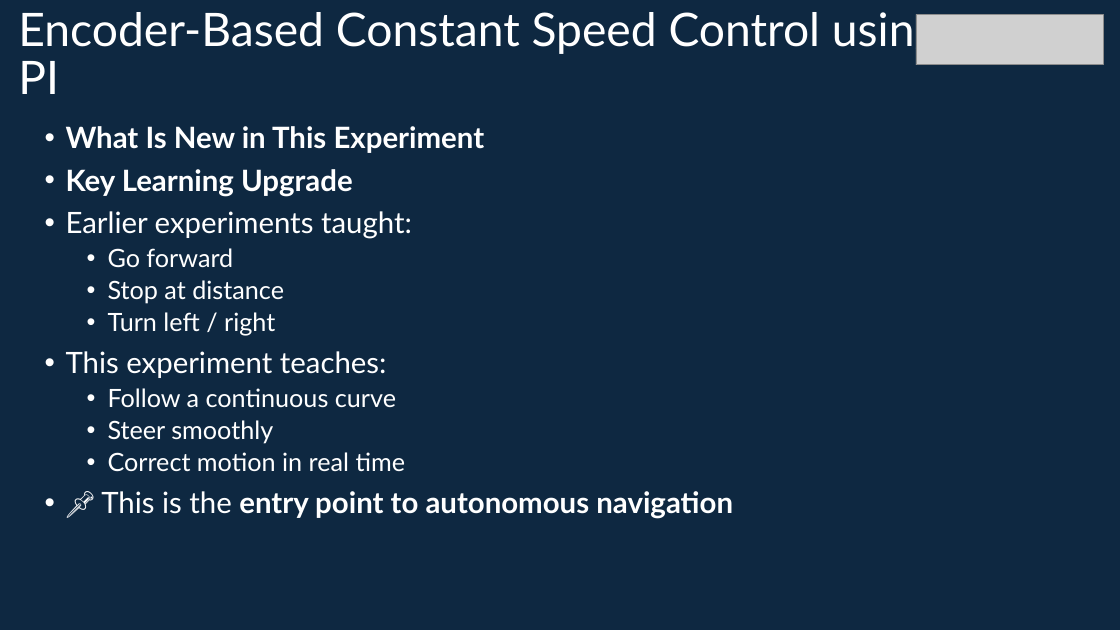
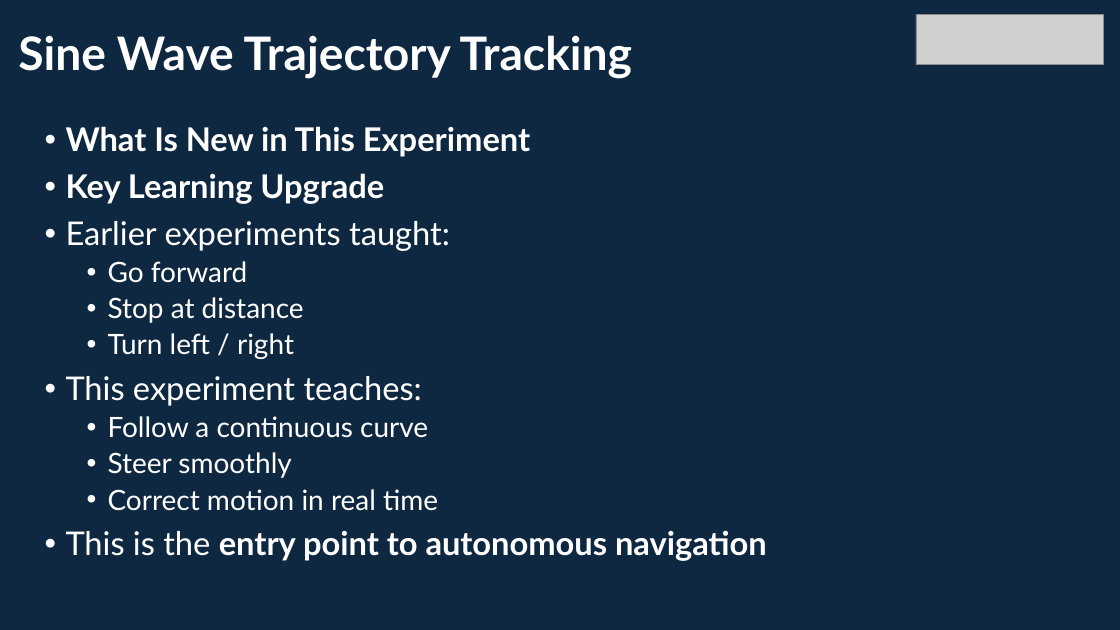
Before and after one commit to info-zas/zas-robotics-car-3-encoders-imu-gps, a slide deck: slide 7 of 01_FoundationProjects/10_Car-3_Sine_Trajectory/10_Car-3_Sine_Trajectory.pptx (slide 6 before the commit). Drawn at 1120x630 pixels with LibreOffice and Linux fonts; fonts in the diff are those of the drawing; grey boxes stand for pictures. Boxes give left, top, right and bottom in pixels: in the first picture for what was removed or moved away, otherwise in the second. Text is boxed around its words. In the diff, an @@ line names an element or a change of style, - is before the commit and + after.

```diff
--- a/01_FoundationProjects/10_Car-3_Sine_Trajectory/10_Car-3_Sine_Trajectory.pptx
+++ b/01_FoundationProjects/10_Car-3_Sine_Trajectory/10_Car-3_Sine_Trajectory.pptx
@@ title at [18,35,633,79]: text changed; bold on @@
-Encoder-Based Constant Speed Control using PI
+Sine Wave Trajectory Tracking
@@ text at [66,126,530,511]: size 25.2 to 28 pt in "What Is New in This Experiment", "Key Learning Upgrade", "Earlier experiments taught:", "This experiment teaches:"; size 21.6 to 24 pt in "Go forward", "Stop at distance", "Turn left / right", "Follow a continuous curve" and 2 more places; line spacing 0.88 to 0.9 @@
@@ text at [66,530,767,561]: text changed; size 25.2 to 28 pt @@
-• 📌 This is the entry point to autonomous navigation
+• This is the entry point to autonomous navigation
```
Also in this commit, not shown: 18 other slides changed, 1 slide added, 1 slide removed.
